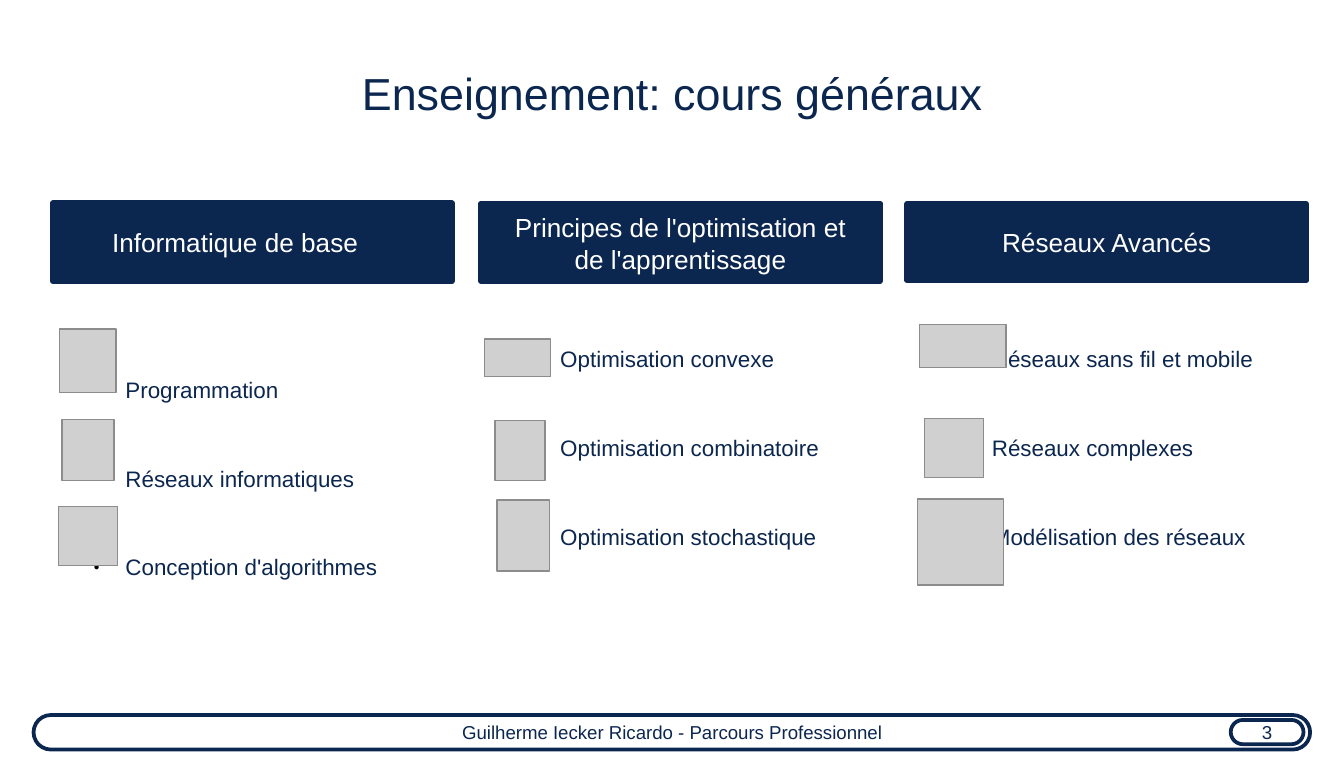
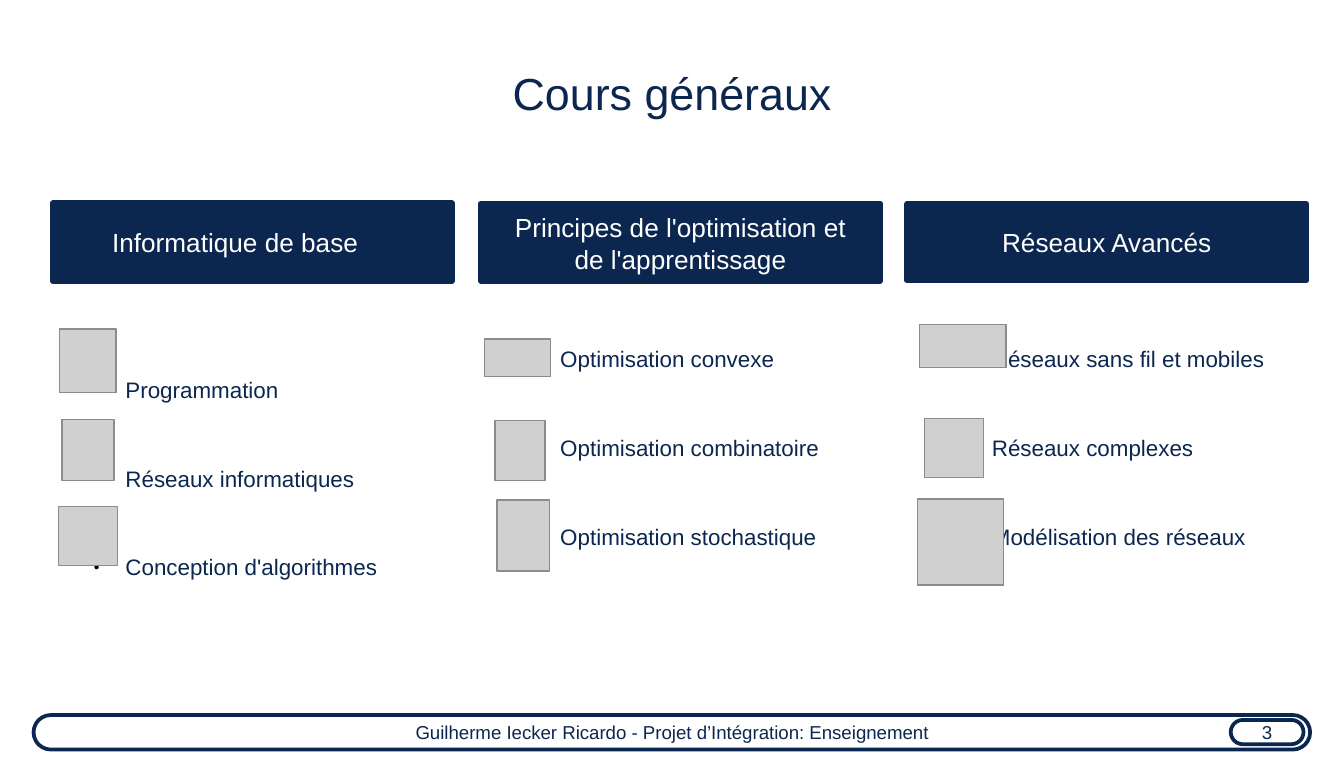
Before and after one commit to guilhermeir/mcf, a slide deck: slide 12 of toulouse_audition.odp. Drawn at 1344x757 pixels with LibreOffice and Linux fonts; fonts in the diff are those of the drawing; grey boxes stand for pictures. Boxes give left, top, right and bottom in pixels: in the first picture for what was removed or moved away, otherwise in the second. Text is boxed around its words. In the diff, an @@ line names an element or a change of style, - is before the commit and + after.

```diff
--- a/toulouse_audition.odp
+++ b/toulouse_audition.odp
@@ title at (x1=513, y1=77, x2=832, y2=119): text changed @@
-Enseignement: cours généraux
+Cours généraux
@@ text at (x1=992, y1=349, x2=1264, y2=368): text changed @@
-● Réseaux sans fil et mobile
+● Réseaux sans fil et mobiles
@@ text in rounded rectangle at (x1=416, y1=725, x2=928, y2=743): text changed @@
-Guilherme Iecker Ricardo - Parcours Professionnel
+Guilherme Iecker Ricardo - Projet d’Intégration: Enseignement
```
Also in this commit, not shown: 9 other slides changed, 8 slides added, 2 slides removed, 1 other file.
